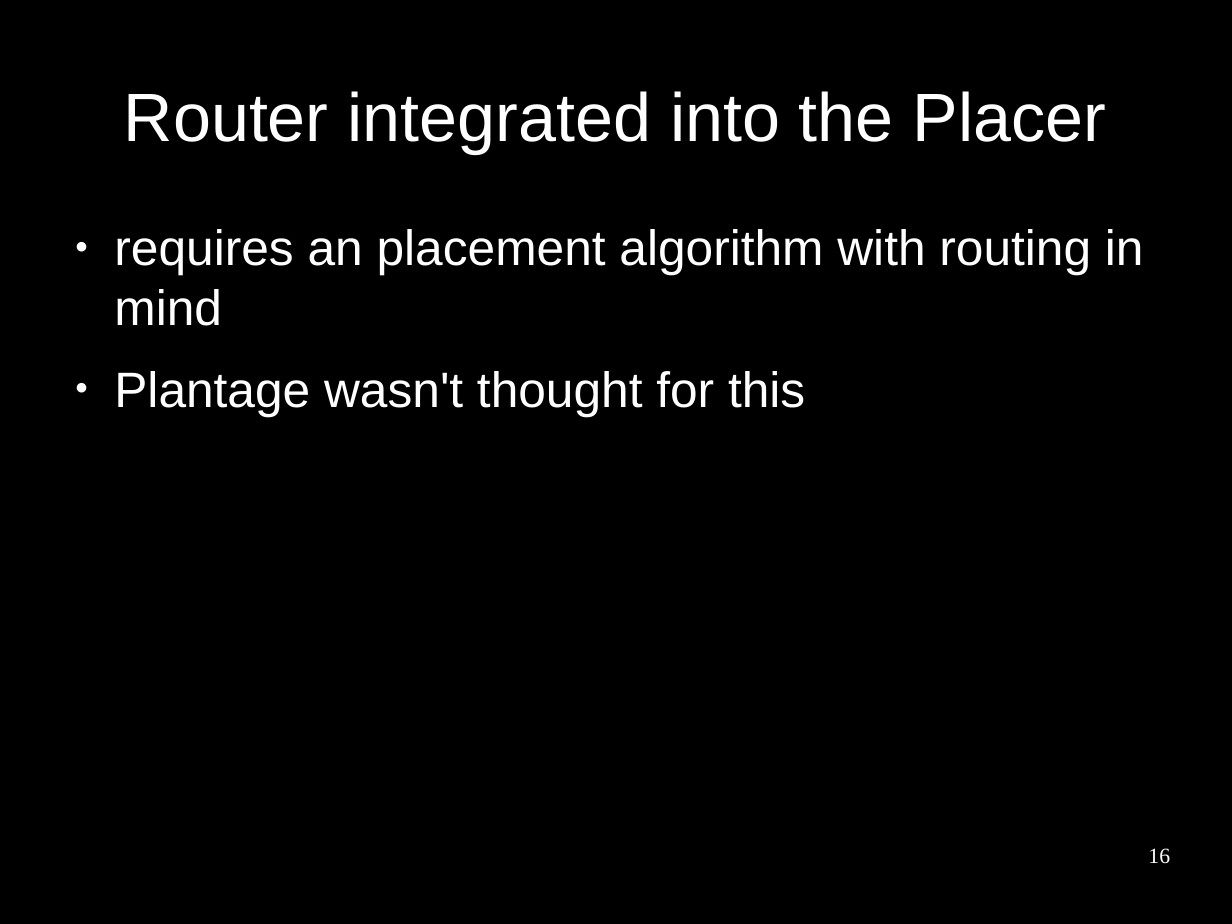
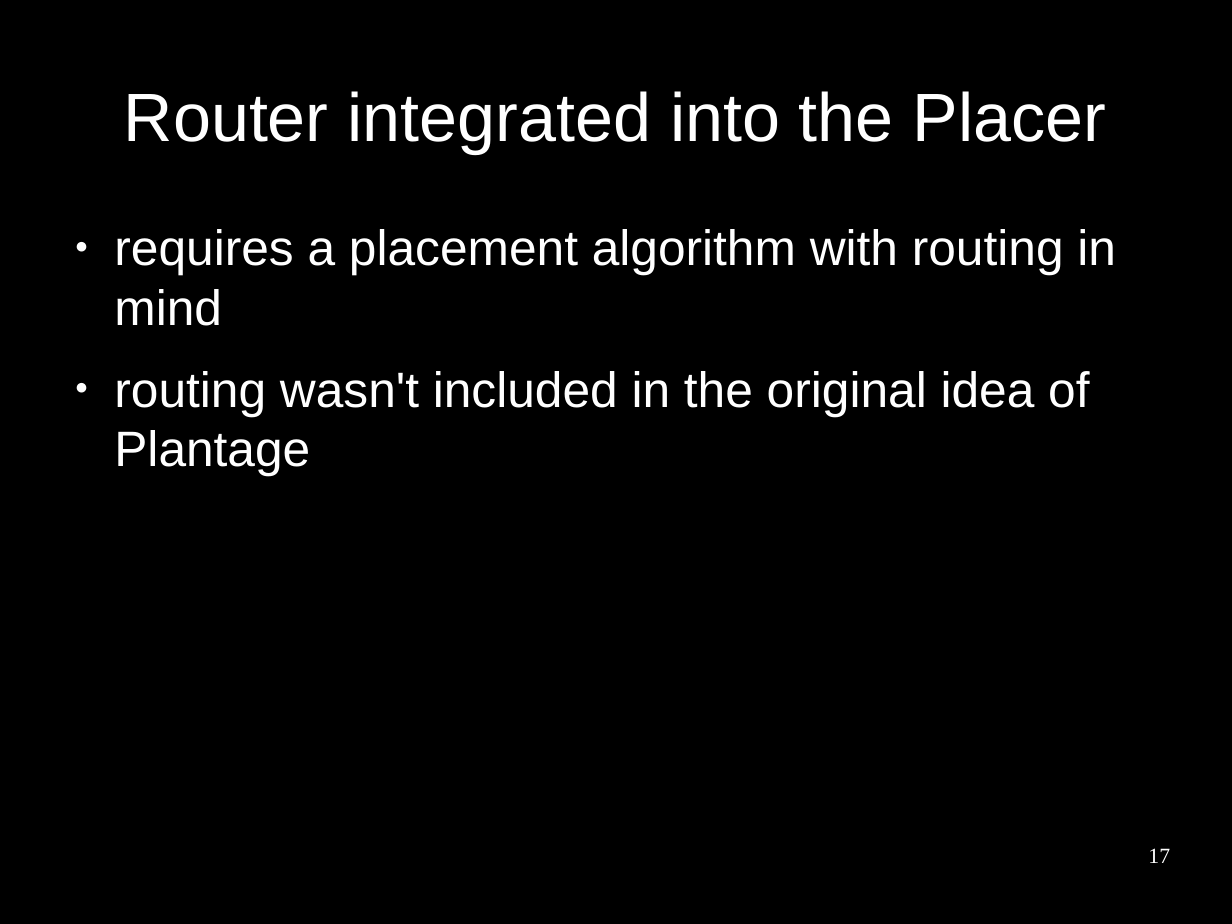
Before and after one commit to benediktibk/bachelorthesis, a slide deck: slide 17 of presentation.odp (slide 16 before the commit). Drawn at 1232x924 pixels with LibreOffice and Linux fonts; fonts in the diff are those of the drawing; background and template pictures are left out. Boxes give left, top, right and bottom in pixels: in the first picture for what was removed or moved away, otherwise in the second. Text is boxed around its words. In the diff, an @@ line names an element or a change of style, - is before the commit and + after.

```diff
--- a/presentation.odp
+++ b/presentation.odp
@@ text at <box>114,229,1116,476</box>: text changed @@
-● requires an placement algorithm with routing in mind
-● Plantage wasn't thought for this
+● requires a placement algorithm with routing in mind
+● routing wasn't included in the original idea of Plantage
@@ page number at <box>1148,848,1170,863</box>: text changed @@
-16
+17
```
Also in this commit, not shown: 10 other slides changed, 1 slide added, 3 other files.
